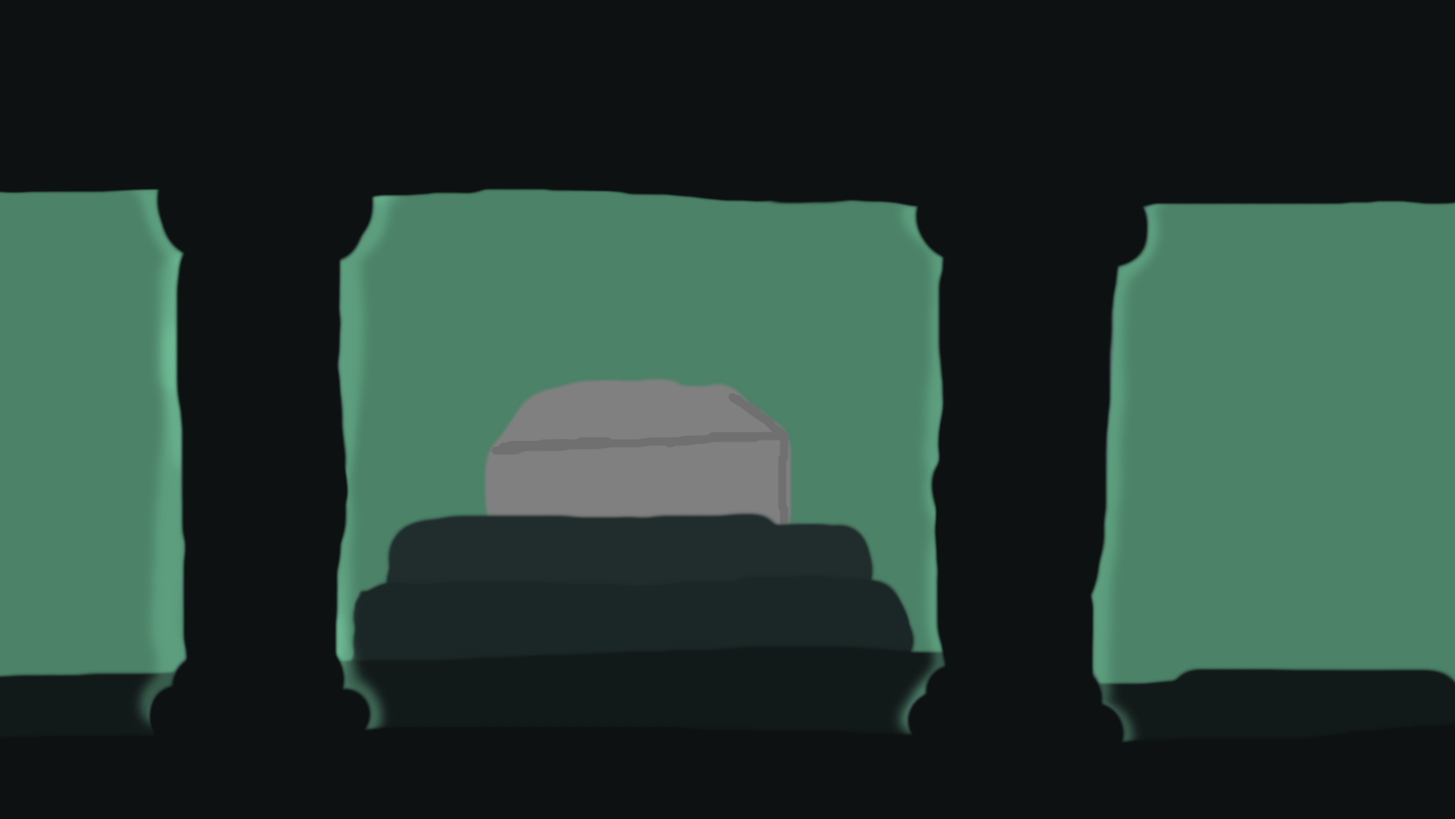
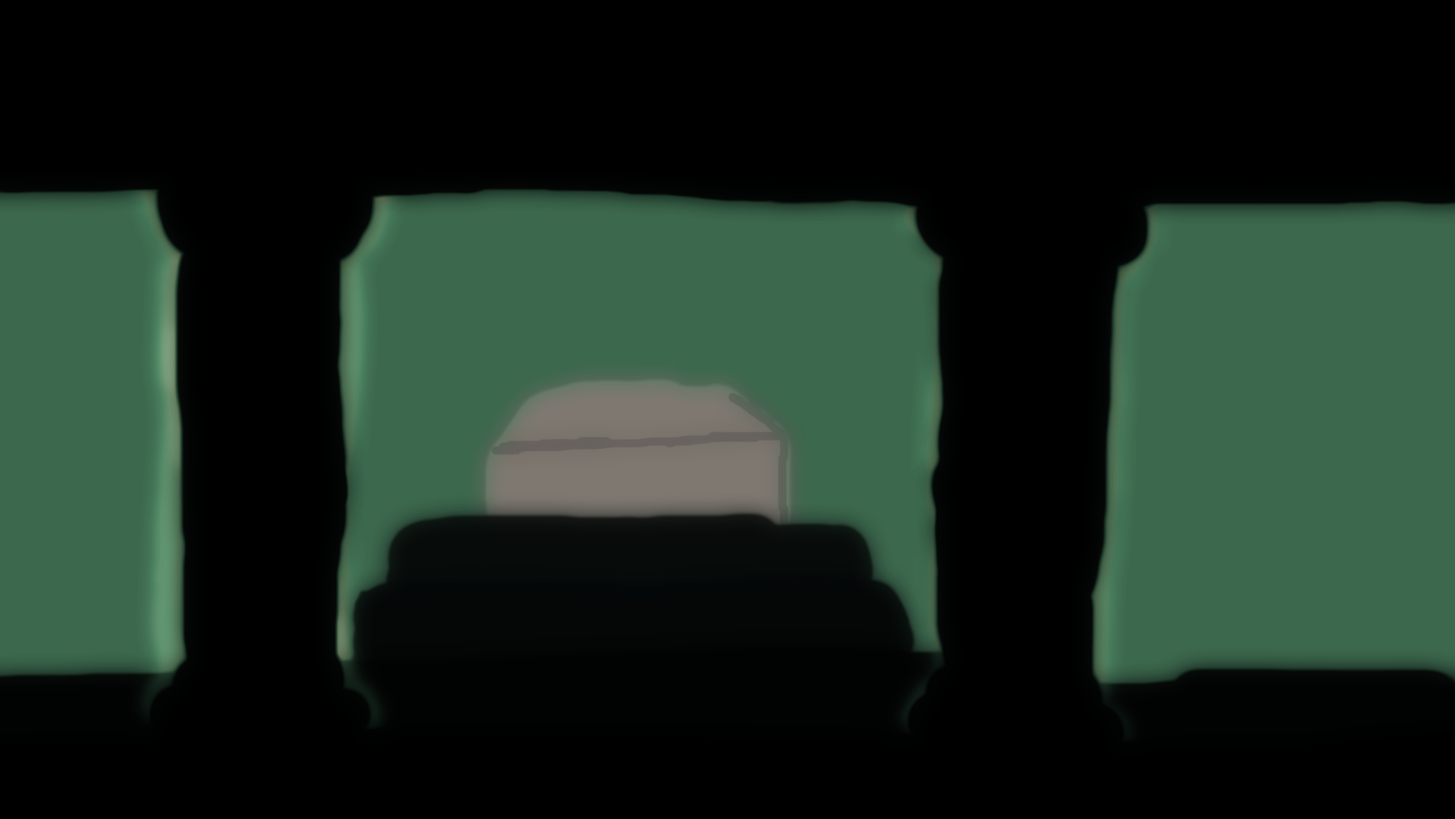
Comparing the layer stacks of the two 1455×819 images. Changes:
painted on "Underground" over [0, 0, 1455, 819]
painted on "Grave" over [0, 0, 1455, 819]
